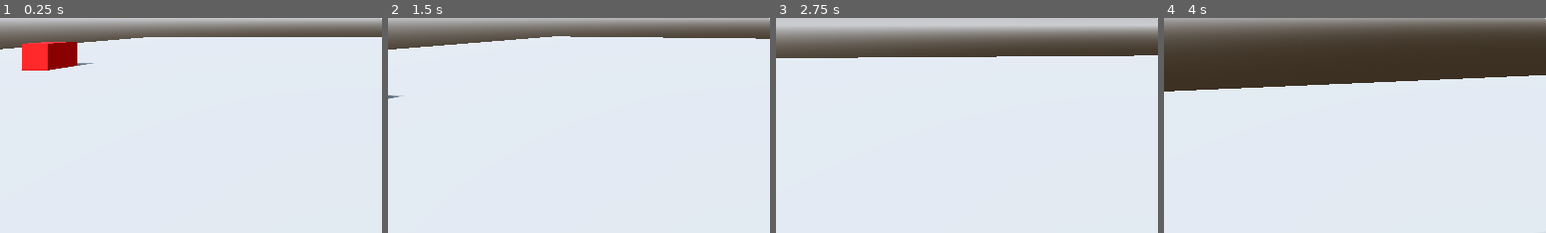
Above: before the commit, frames 1-4 (left to right).
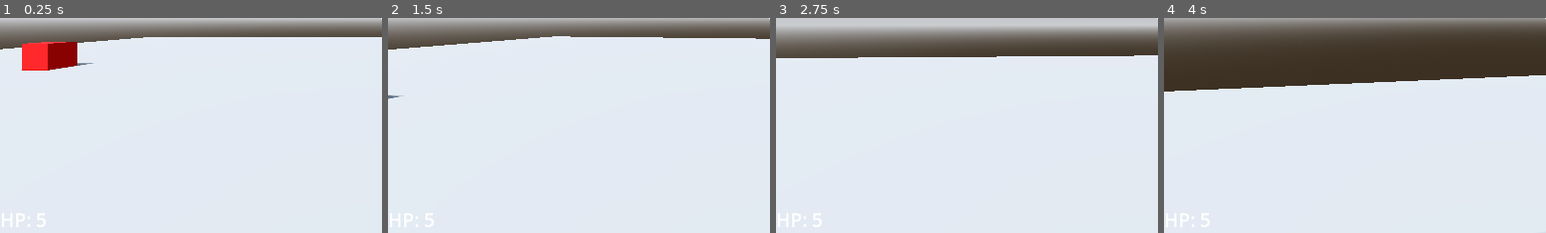
Above: after the commit, the same moments.

Repository: EnderiousGaming/R0-0TRoguelike
Game: Godot game, scene res://scenes/world.tscn
Same seed, same stepped clock (60 frames per second), same inputs: the game is played once before the commit and once after it.
Inputs (mouse positions are % of the whole screen's width and height, from its top left):
- Up to frame 1 (0.25 s): no input
- Up to frame 2 (1.5 s): tap Enter (ui_accept) at 0.5, 0.77 s; move the mouse to (55, 50) at 0.52 s; hold Up (ui_up) from 0.53 s (still down); click (55, 50) at 0.6 s; move the mouse to (45, 50) at 1.27 s; click (45, 50) at 1.35 s
- Up to frame 3 (2.75 s): keep holding Up (ui_up); tap Enter (ui_accept) at 1.52 s; move the mouse to (52, 48) at 2.02 s; click (52, 48) at 2.1 s
- Up to frame 4 (4 s): keep holding Up (ui_up); tap Enter (ui_accept) at 2.75, 3.02, 3.77 s; move the mouse to (49, 52) at 2.77 s; click (49, 52) at 2.85 s; move the mouse to (57, 51) at 3.52 s; click (57, 51) at 3.6 s
The pictures show only the part of the screen within x 0-50%, y 50-100%; the shares and areas given below are measured in that part.

The runs differ from the first frame. In frame 1, 0.2% of the frame differs, in the area x 0-12%, y 91-98%; in frame 2, 0.2%; in frame 3, 0.2%; in frame 4, 0.2%.

Commit message:
Added player health, enemy damage, a couple bug fixes regarding enemy AI, etc

Diff:
--- a/scenes/enemy.gd
+++ b/scenes/enemy.gd
@@ -38,3 +38,11 @@
 func die():
 	print("Enemy destroyed!")
 	queue_free()
+
+
+func _on_hitbox_body_entered(body):
+	# Did the thing that touched us have the "player" tag?
+	if body.is_in_group("player"):
+		# Does the player have a way to take damage?
+		if body.has_method("take_damage"):
+			body.take_damage(1) # Bite them for 1 HP!
--- a/scenes/enemy.tscn
+++ b/scenes/enemy.tscn
@@ -10,6 +10,8 @@
 [sub_resource type="BoxMesh" id="BoxMesh_5uy6h"]
 material = SubResource("StandardMaterial3D_4ra3w")
 
+[sub_resource type="BoxShape3D" id="BoxShape3D_7p1mj"]
+
 [node name="Enemy" type="CharacterBody3D" unique_id=1355696254]
 script = ExtResource("1_7p1mj")
 
@@ -18,3 +20,11 @@
 
 [node name="MeshInstance3D" type="MeshInstance3D" parent="." unique_id=442172353]
 mesh = SubResource("BoxMesh_5uy6h")
+
+[node name="Hitbox" type="Area3D" parent="." unique_id=401828642]
+
+[node name="CollisionShape3D" type="CollisionShape3D" parent="Hitbox" unique_id=226766134]
+transform = Transform3D(1.2, 0, 0, 0, 1.2, 0, 0, 0, 1.2, 0, 0, 0)
+shape = SubResource("BoxShape3D_7p1mj")
+
+[connection signal="body_entered" from="Hitbox" to="." method="_on_hitbox_body_entered"]
--- a/scenes/player.gd
+++ b/scenes/player.gd
@@ -1,19 +1,27 @@
 extends CharacterBody3D
 
+# --- MOVEMENT VARIABLES ---
 const SPEED = 5.0
 const JUMP_VELOCITY = 4.5
+var max_health = 5
+var current_health = max_health
 var gravity = ProjectSettings.get_setting("physics/3d/default_gravity")
 
 # --- CAMERA VARIABLES ---
 @export var mouse_sensitivity := 0.002
 @onready var head = $Head
 
+# --- HEALTH VARIABLES ---
+@onready var health_display = $HUD/HealthDisplay
+
 # --- WEAPON VARIABLES ---
 @onready var aim_raycast = $Head/Camera3D/RayCast3D
 
+# --- INITIALIZATION ---
 func _ready():
 	Input.set_mouse_mode(Input.MOUSE_MODE_CAPTURED)
 
+# --- INPUT HANDLING ---
 func _unhandled_input(event):
 	# 1. CLICK TO CAPTURE: If we click the left mouse button, lock the mouse!
 	if event is InputEventMouseButton:
@@ -31,6 +39,7 @@
 	if event.is_action_pressed("ui_cancel"):
 		Input.set_mouse_mode(Input.MOUSE_MODE_VISIBLE)
 
+# --- PHYSICS PROCESSING ---
 func _physics_process(delta):
 	# Add gravity.
 	if not is_on_floor():
@@ -44,6 +53,7 @@
 	if Input.is_action_just_pressed("shoot"):
 		fire_weapon()
 
+	# --- MOVEMENT LOGIC ---
 	# Get WASD input
 	var input_dir = Input.get_vector("ui_left", "ui_right", "ui_up", "ui_down")
 	var direction = (transform.basis * Vector3(input_dir.x, 0, input_dir.y)).normalized()
@@ -57,6 +67,7 @@
 
 	move_and_slide()
 
+# --- CUSTOM FUNCTIONS ---
 # Custom function to handle what happens when we pull the trigger
 func fire_weapon():
 	if aim_raycast.is_colliding():
@@ -67,3 +78,16 @@
 			target.take_damage(1) # Deal 1 damage!
 		else:
 			print("PEW! You hit a wall: ", target.name)
+
+# --- PLAYER SURVIVAL LOGIC ---
+func take_damage(amount):
+	current_health -= amount
+	health_display.text = "HP: " + str(current_health) # Updates the HUD!
+
+	if current_health <= 0:
+		die()
+
+func die():
+	print("CRITICAL FAILURE: R0-0T Offline.")
+	# This instantly resets the current level back to the beginning!
+	get_tree().reload_current_scene()
--- a/scenes/player.tscn
+++ b/scenes/player.tscn
@@ -7,6 +7,9 @@
 [sub_resource type="CapsuleMesh" id="CapsuleMesh_qhqgy"]
 
 [sub_resource type="BoxMesh" id="BoxMesh_3vyb7"]
+
+[sub_resource type="LabelSettings" id="LabelSettings_3vyb7"]
+font_size = 32
 
 [node name="Player" type="CharacterBody3D" unique_id=665301636 groups=["player"]]
 script = ExtResource("1_3vyb7")
@@ -45,3 +48,13 @@
 grow_horizontal = 2
 grow_vertical = 2
 mouse_filter = 2
+
+[node name="HealthDisplay" type="Label" parent="HUD" unique_id=510640362]
+anchors_preset = 2
+anchor_top = 1.0
+anchor_bottom = 1.0
+offset_top = -45.0
+offset_right = 79.0
+grow_vertical = 0
+text = "HP: 5"
+label_settings = SubResource("LabelSettings_3vyb7")
